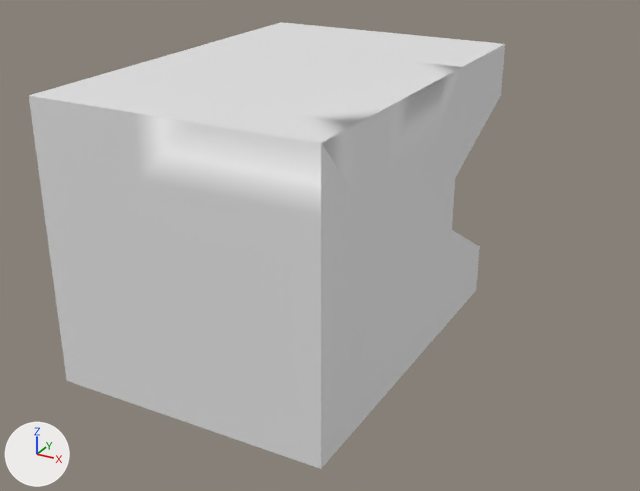
The OBJ model model.obj as it was, and as the next commit left it.
One viewpoint serves both versions: a 50 mm camera at (3.06, -4.75, 2.31) aimed at (0.2, 0.45, -0.29). The axes (+X, +Y, +Z) are drawn at lower left. The lights are the same throughout. Where no turn or scale is listed for an object, it has been applied to the vertices. Vertices at the same position are counted once.

The scene before the commit, as lines of its bpy script (objects in view):
```python
me_cube = bpy.data.meshes.new('Cube')
me_cube.from_pydata(...)  # 168 vertices, 389 faces; spans x -1.0..1.0, y -1.0..1.93, z -1.0..1.0
ob_cube = bpy.data.objects.new('Cube', me_cube)
ob_cube.location = (0.0, 0.0, 0.0)
```
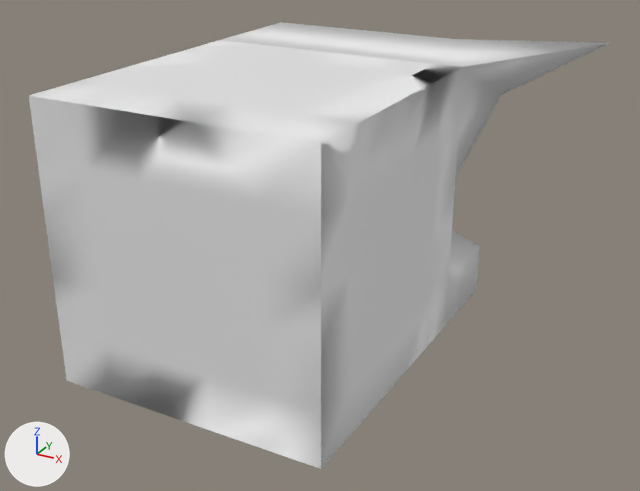
Boxes [x1, y1, x2, y2] around the edits, measured in the pictures (640 x 491 px; the box of a moved part takes in the faces that stretch with it):
'Cube', reshaped (22% wider)
    before: [29, 22, 505, 469]
    after: [29, 22, 610, 469]
part 1 of me_cube, moved or reshaped
    before: [456, 39, 505, 123]
    after: [456, 39, 610, 95]

What changed in the scene script:
```text
Change me_cube:
    where me_cube.from_pydata(...)  # 168 vertices, 389 faces; spans x -1.0..1.0, y -1.0..1.93, z -1.0..1.0
    used by ob_cube; location = (0.0, 0.0, 0.0)
    me_cube part 1
    me_cube.vertices[8].co: (1.0, 1.93, 1.0) -> (1.7, 2.35, 1.0)  # pixel (505, 43) -> pixel (611, 42)
```
